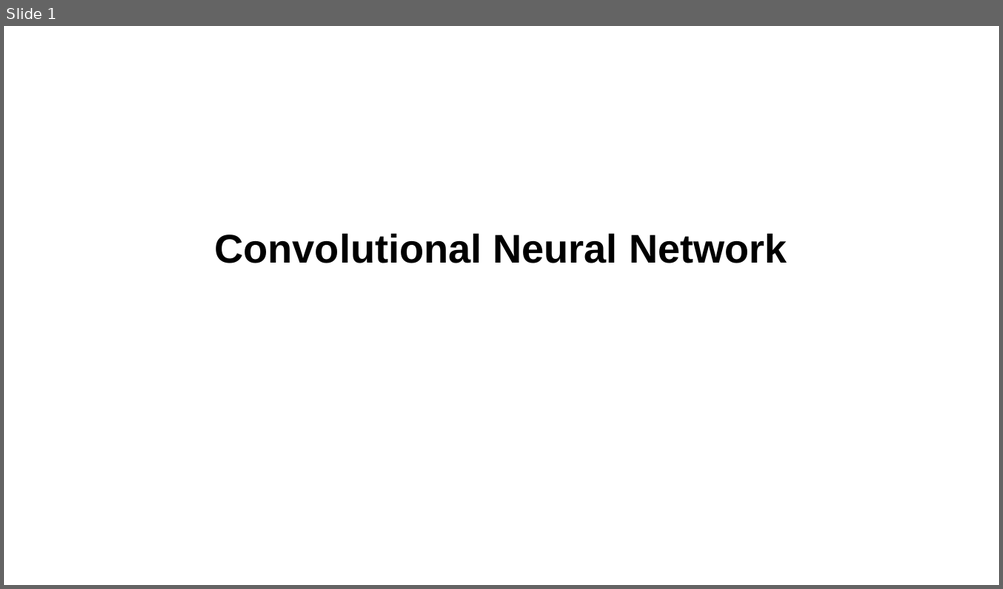
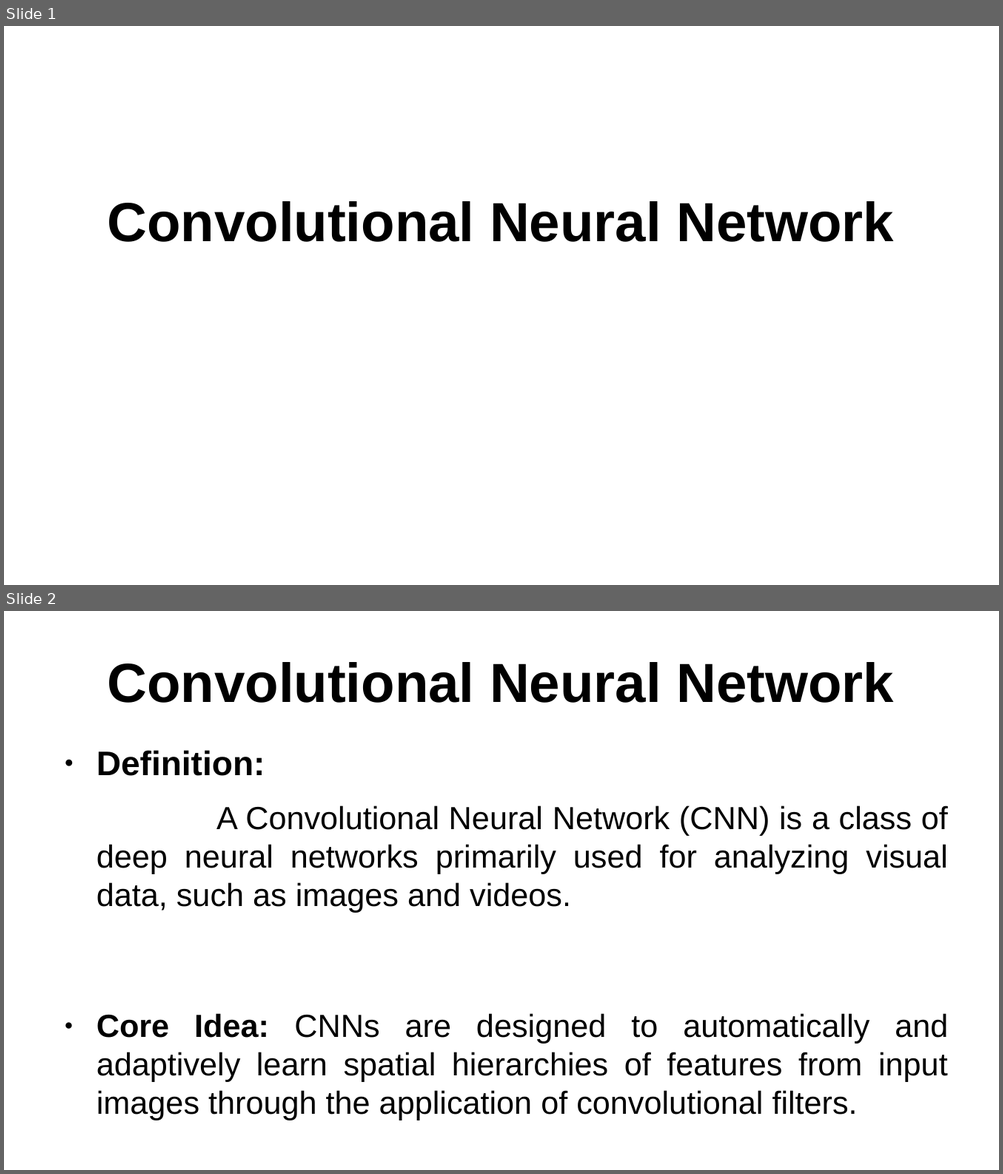
Before and after one commit to sreenivasulum/Presentations, a slide deck: CNN presentation.odp. Shown one above the other, each under a label of ours: slide 1 before the commit, slides 1 and 2 after it. The pictures are 1003x589 and 1003x1174 pixels, drawn with LibreOffice and Linux fonts; fonts in the diff are those of the drawing. Boxes give left, top, right and bottom in pixels: in the first picture for what was removed or moved away, otherwise in the second. Text is boxed around its words. In the diff, an @@ line names an element or a change of style, - is before the commit and + after.

```diff
--- a/CNN presentation.odp
+++ b/CNN presentation.odp
@@ slide 2 added at (4, 611, 999, 1170), background #FFFFFF @@
@@ title added at (108, 662, 893, 703), 44 pt, text #000000, bold @@
+Convolutional Neural Network
@@ text added at (96, 750, 948, 1120), 25.5 pt, text #000000 @@
+● Definition:
+A Convolutional Neural Network (CNN) is a class of deep neural networks primarily used for analyzing visual data, such as images and videos.
+● Core Idea: CNNs are designed to automatically and adaptively learn spatial hierarchies of features from input images through the application of convolutional filters.
@@ slide 1 changed as well @@
@@ subtitle "Convolutional Neural Network": place and size @@
-subtitle "Convolutional Neural Network" at (215, 233, 787, 264)
+subtitle "Convolutional Neural Network" at (108, 201, 893, 242)
@@ subtitle "Convolutional Neural Network" at (108, 201, 893, 242): size 32 to 44 pt @@
```
Also in this commit, not shown: 4 other slides changed, 17 other slides added, 9 other files.
